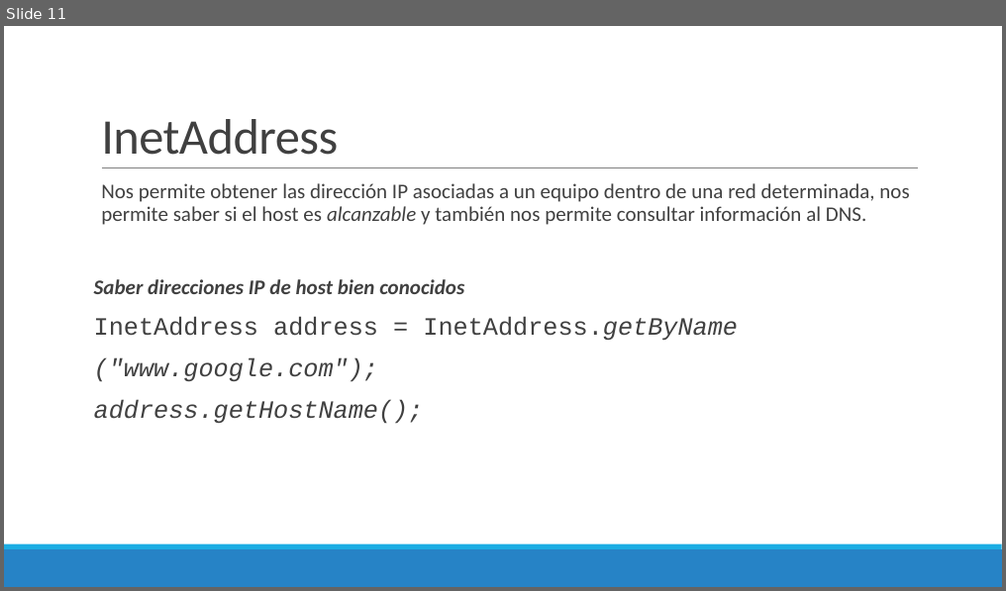
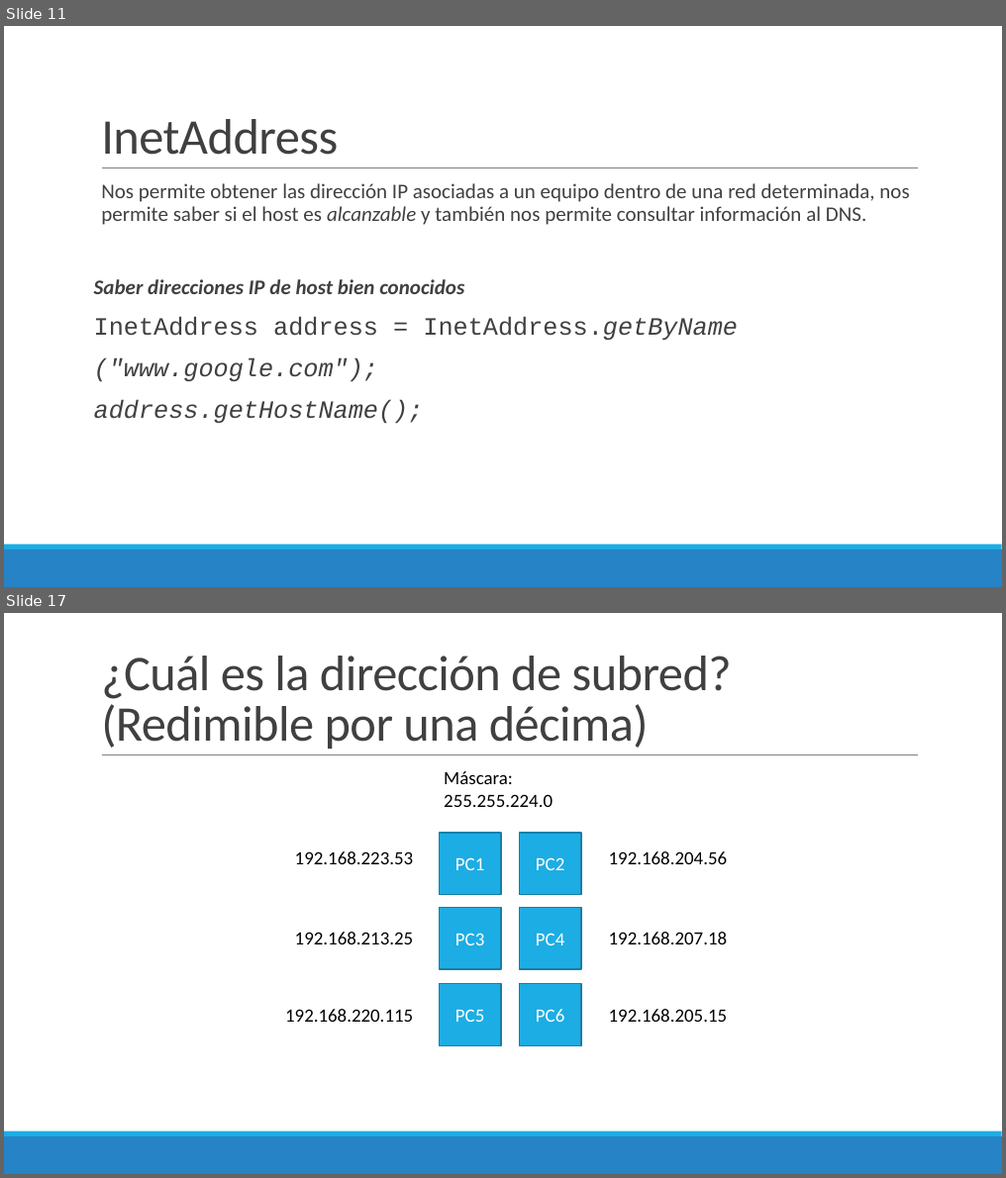
Before and after one commit to Domiciano/ProgramacionEnRed191, a slide deck: Semana 2/Presentación.pptx. Shown one above the other, each under a label of ours: slide 11 before the commit, slides 11 and 17 after it; the slides between them are not shown. The pictures are 1006x591 and 1006x1178 pixels, drawn with LibreOffice and Linux fonts; fonts in the diff are those of the drawing. Boxes give left, top, right and bottom in pixels: in the first picture for what was removed or moved away, otherwise in the second. Text is boxed around its words. In the diff, an @@ line names an element or a change of style, - is before the commit and + after.

```diff
--- a/Semana 2/Presentación.pptx
+++ b/Semana 2/Presentación.pptx
@@ slide 17 added at [4,613,1002,1174], background #FFFFFF; not listed: 3 template elements that a slide beside it also shows @@
@@ title added at [101,656,732,749], 48 pt, text #404040 @@
+¿Cuál es la dirección de subred? (Redimible por una décima)
@@ text added at [444,771,552,807], 18 pt, text #000000 @@
+Máscara: 255.255.224.0
@@ rectangle added at [439,833,501,895], fill #1CADE4, outline #1580A9 1.25 pt, 18 pt, text #FFFFFF @@
+PC1
@@ rectangle added at [519,833,581,895], fill #1CADE4, outline #1580A9 1.25 pt, 18 pt, text #FFFFFF @@
+PC2
@@ text added at [295,852,413,864], 18 pt, text #000000 @@
+192.168.223.53
@@ text added at [609,852,727,864], 18 pt, text #000000 @@
+192.168.204.56
@@ rectangle added at [439,907,501,969], fill #1CADE4, outline #1580A9 1.25 pt, 18 pt, text #FFFFFF @@
+PC3
@@ rectangle added at [519,907,581,969], fill #1CADE4, outline #1580A9 1.25 pt, 18 pt, text #FFFFFF @@
+PC4
@@ text added at [295,932,413,945], 18 pt, text #000000 @@
+192.168.213.25
@@ text added at [609,932,727,945], 18 pt, text #000000 @@
+192.168.207.18
@@ rectangle added at [439,984,501,1047], fill #1CADE4, outline #1580A9 1.25 pt, 18 pt, text #FFFFFF @@
+PC5
@@ rectangle added at [519,984,581,1047], fill #1CADE4, outline #1580A9 1.25 pt, 18 pt, text #FFFFFF @@
+PC6
@@ text added at [285,1009,413,1022], 18 pt, text #000000 @@
+192.168.220.115
@@ text added at [609,1009,727,1022], 18 pt, text #000000 @@
+192.168.205.15
```
Also in this commit, not shown: 12 other slides added, 11 other files.
